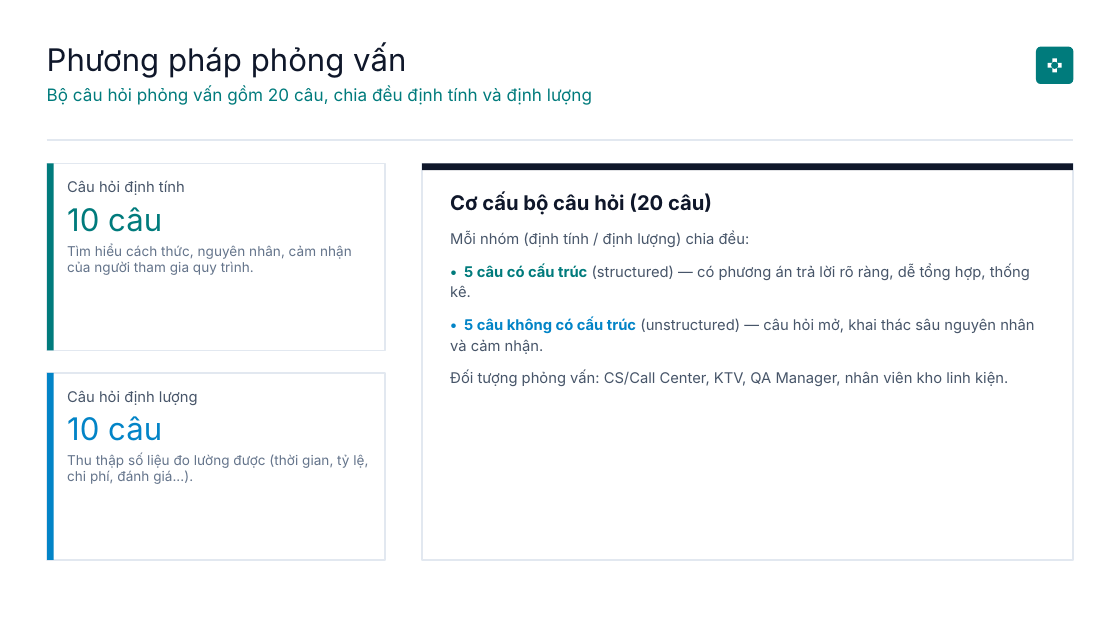
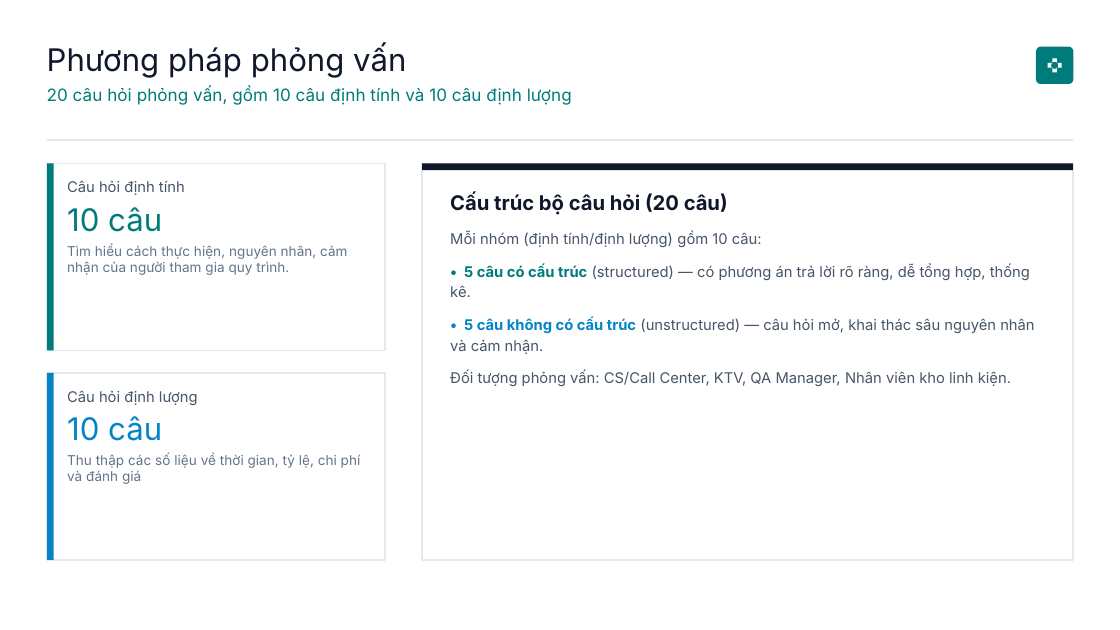
Before and after one commit to ichiroobean/He-thong-quan-ly-quy-trinh-nghiep-vu-nhom-96, a slide deck: slide 17 of Báo cáo Đặt lịch Sửa chữa_ Phân tích & Mô hình hóa Quy trình Nghiệp vụ (Nhóm 14).pptx. Drawn at 1120x630 pixels with LibreOffice and Linux fonts; fonts in the diff are those of the drawing. Boxes give left, top, right and bottom in pixels: in the first picture for what was removed or moved away, otherwise in the second. Text is boxed around its words. In the diff, an @@ line names an element or a change of style, - is before the commit and + after.

Commit message:
modify: Phương pháp thực hiện part

```diff
--- a/Báo cáo Đặt lịch Sửa chữa_ Phân tích & Mô hình hóa Quy trình Nghiệp vụ (Nhóm 14).pptx
+++ b/Báo cáo Đặt lịch Sửa chữa_ Phân tích & Mô hình hóa Quy trình Nghiệp vụ (Nhóm 14).pptx
@@ text at [47,87,572,105]: text changed @@
-Bộ câu hỏi phỏng vấn gồm 20 câu, chia đều định tính và định lượng
+20 câu hỏi phỏng vấn, gồm 10 câu định tính và 10 câu định lượng
@@ text at [450,193,762,247]: text changed @@
-Cơ cấu bộ câu hỏi (20 câu)
-Mỗi nhóm (định tính / định lượng) chia đều:
+Cấu trúc bộ câu hỏi (20 câu)
+Mỗi nhóm (định tính/định lượng) gồm 10 câu:
@@ text at [67,244,347,275]: text changed @@
-Tìm hiểu cách thức, nguyên nhân, cảm nhận của người tham gia quy trình.
+Tìm hiểu cách thực hiện, nguyên nhân, cảm nhận của người tham gia quy trình.
@@ text at [450,371,1011,386]: text changed @@
-Đối tượng phỏng vấn: CS/Call Center, KTV, QA Manager, nhân viên kho linh kiện.
+Đối tượng phỏng vấn: CS/Call Center, KTV, QA Manager, Nhân viên kho linh kiện.
@@ text at [67,453,361,484]: text changed @@
-Thu thập số liệu đo lường được (thời gian, tỷ lệ, chi phí, đánh giá...).
+Thu thập các số liệu về thời gian, tỷ lệ, chi phí và đánh giá
```
Also in this commit, not shown: 7 other slides changed.
